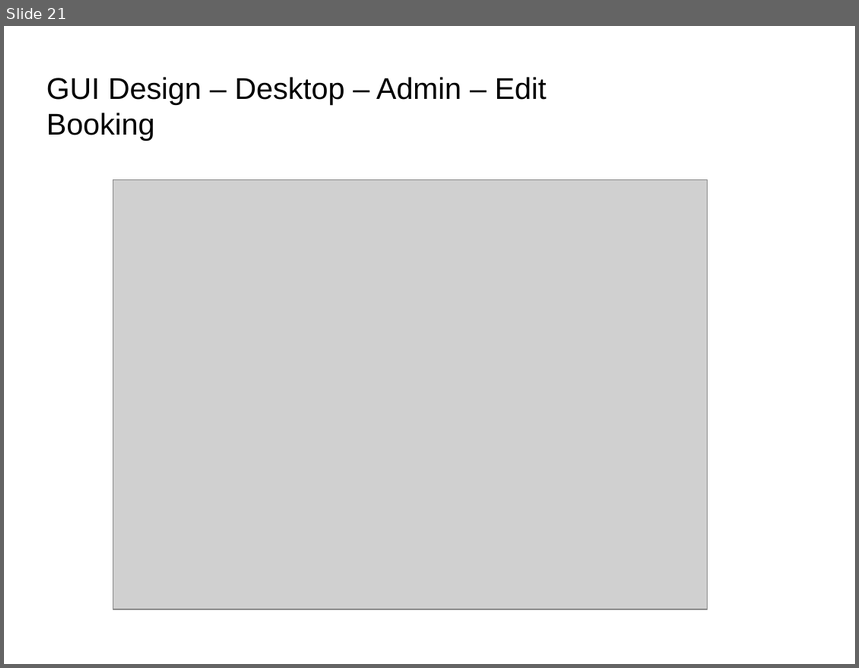
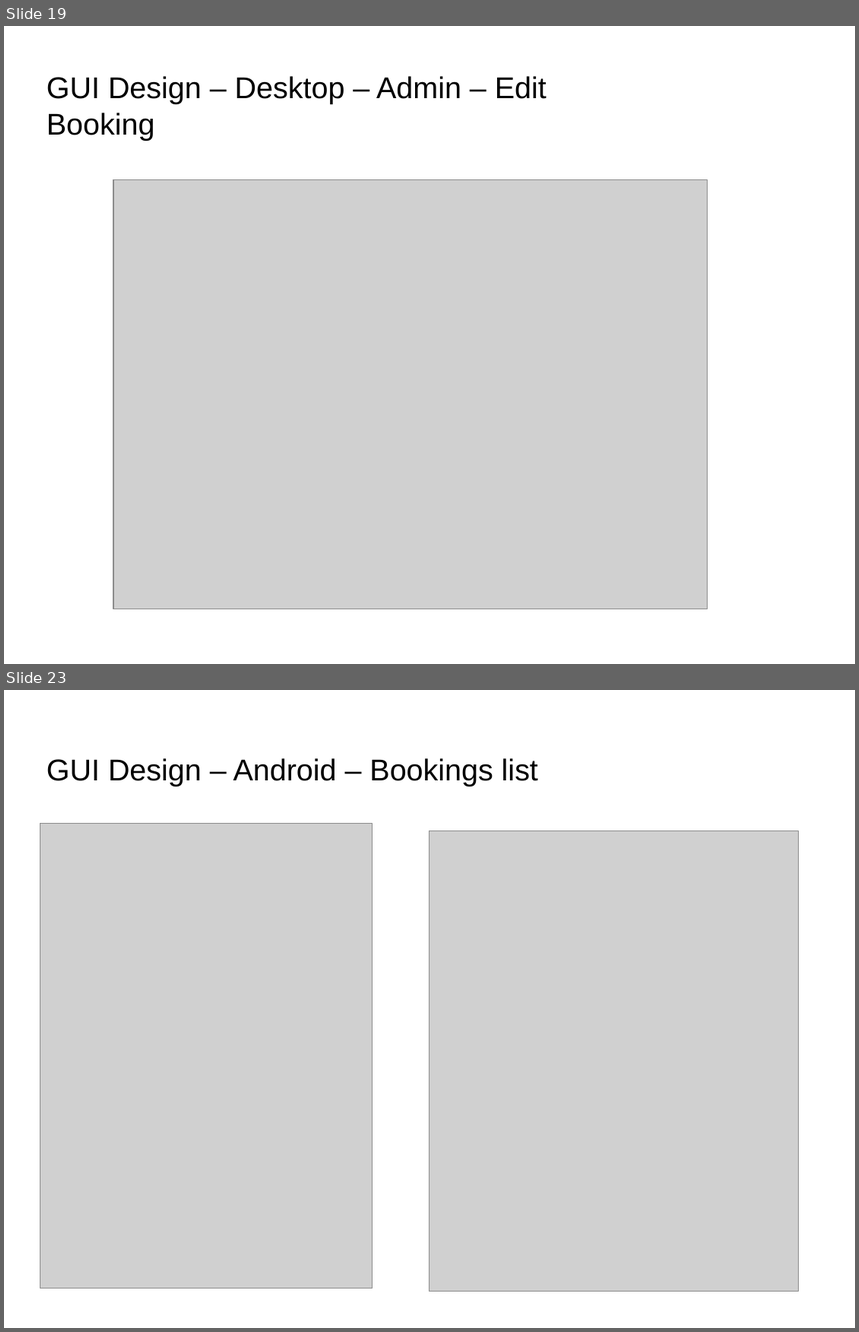
Before and after one commit to Matzkee/TeamProject, a slide deck: Documents/Team G - Design Presentation & Document.pptx. Shown one above the other, each under a label of ours: slide 21 before the commit, slides 19 and 23 after it; the slides between them are not shown. The pictures are 859x668 and 859x1332 pixels, drawn with LibreOffice and Linux fonts; fonts in the diff are those of the drawing; grey boxes stand for pictures; background and template pictures are left out. Boxes give left, top, right and bottom in pixels: in the first picture for what was removed or moved away, otherwise in the second. Text is boxed around its words. In the diff, an @@ line names an element or a change of style, - is before the commit and + after.

```diff
--- a/Documents/Team G - Design Presentation & Document.pptx
+++ b/Documents/Team G - Design Presentation & Document.pptx
@@ slide 23 added at bbox=[4, 690, 855, 1328], background picture (left out) @@
@@ text added at bbox=[47, 758, 538, 787], 28 pt, text #000000 @@
+GUI Design – Android – Bookings list
@@ picture added at bbox=[40, 824, 373, 1289] @@
@@ picture added at bbox=[430, 831, 799, 1293] @@
@@ what was slide 21 is now slide 19 @@
```
Also in this commit, not shown: 8 slides changed, 2 other slides added, 10 other files.
